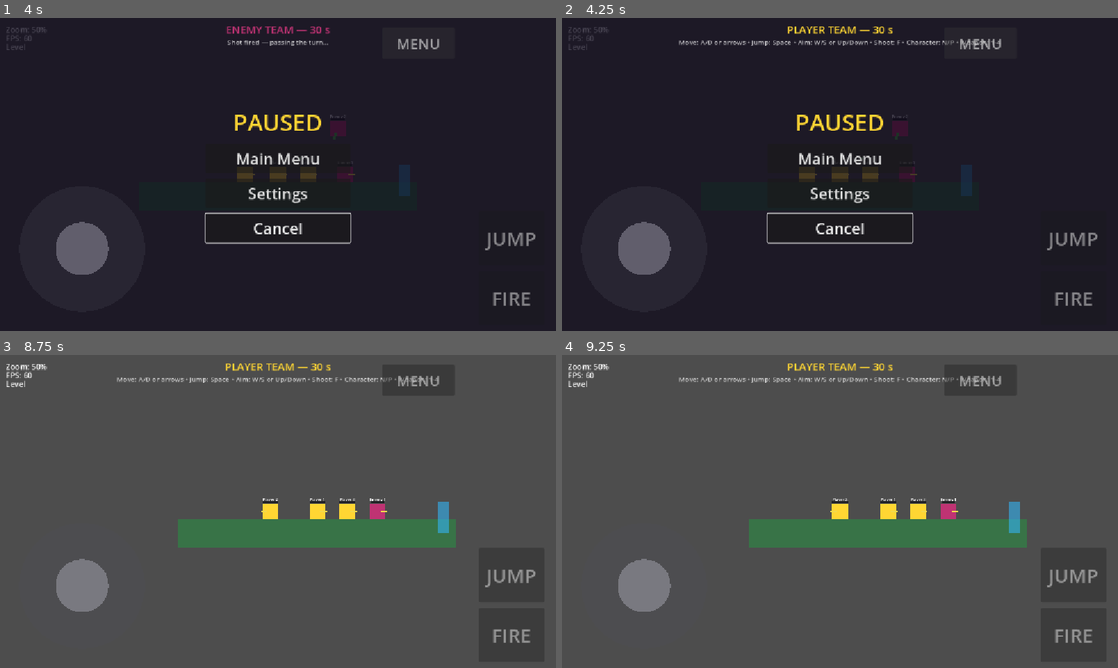
Above: before the commit, frames 1-4 (two rows, left to right).
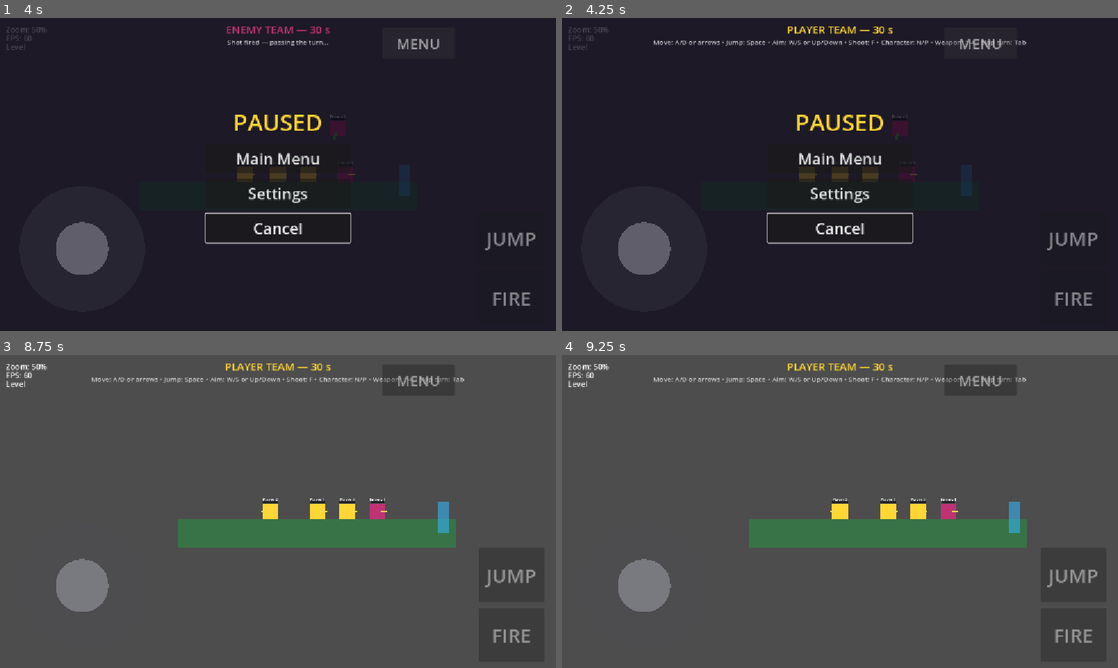
Above: after the commit, the same moments.

Repository: SDVGames-Studio/forms
Game: Godot game, scene res://Main.tscn
Same seed, same stepped clock (60 frames per second), same inputs: the game is played once before the commit and once after it.
Inputs (mouse positions are in pixels of both pictures, inside the frame that each line leads up to):
- Up to frame 1 (4 s): click "New game" at 0.5 s; click "Level 1" at 1.25 s; click "JUMP" at 2 s; click "FIRE" at 2.75 s; click "MENU" at 3.5 s
- Up to frame 2 (4.25 s): no input
- Up to frame 3 (8.75 s): click "Main Menu" at 4.25 s; click "New game" at 5 s; click "Level 1" at 5.75 s; tap Enter at 6.5 s; move the mouse to (400, 495) at 6.52 s; hold D (move_right) 6.53-7.25 s; tap Tab at 6.6, 8.3 s; click (400, 495) at 6.67 s; tap Space (jump) at 6.77 s; drag from (166, 527) to (405, 517) at 7.27 s; move the mouse to (333, 442) at 8.02 s; hold A (move_left) from 8.03 s (still down); hold N (switch_next) from 8.03 s (still down)
- Up to frame 4 (9.25 s): release A (move_left) at 8.75 s; release N (switch_next) at 8.75 s; drag from (812, 574) to (673, 464) at 8.77 s

Frame 1 is identical in both runs. In frame 2, 0.6% of the frame differs, in the area x 16-84%, y 7-9%; in frame 3, 0.5%; in frame 4, 0.5%.

Commit message:
feat: skip the player turn with Tab key (#102)

Diff:
--- a/TurnController.gd
+++ b/TurnController.gd
@@ -55,7 +55,7 @@
 var _roll_tween: Tween
 ## Issue #87: one-line hint of what the player should do right now.
 const HINT_ROLL := "Rolling for the first team..."
-const HINT_PLAYER := "Move: A/D or arrows • Jump: Space • Aim: W/S or Up/Down • Shoot: F • Character: N/P • Weapon: 1-4"
+const HINT_PLAYER := "Move: A/D or arrows • Jump: Space • Aim: W/S or Up/Down • Shoot: F • Character: N/P • Weapon: 1-4 • Skip turn: Tab"
 const HINT_ENEMY := "Enemy turn — wait for your move..."
 const HINT_SWITCH := "Shot fired — passing the turn..."
 
@@ -81,6 +81,18 @@
 	_update_label()
 	if _turn_left == 0.0:
 		_end_turn()
+
+
+func _unhandled_input(event: InputEvent) -> void:
+	# Issue #102: Tab skips the current player turn. Only while the
+	# player team is actually moving — never during the shot handover,
+	# the enemy turn, the roll or after game over.
+	if event is InputEventKey and event.pressed and not event.echo \
+			and event.keycode == KEY_TAB:
+		if _level != null and not game_over and not _switching \
+				and active_team == TEAM_PLAYER:
+			get_viewport().set_input_as_handled()
+			_end_turn()
 
 
 ## Weapon._fire reports every shot (player and NPC alike) — the shot ends
